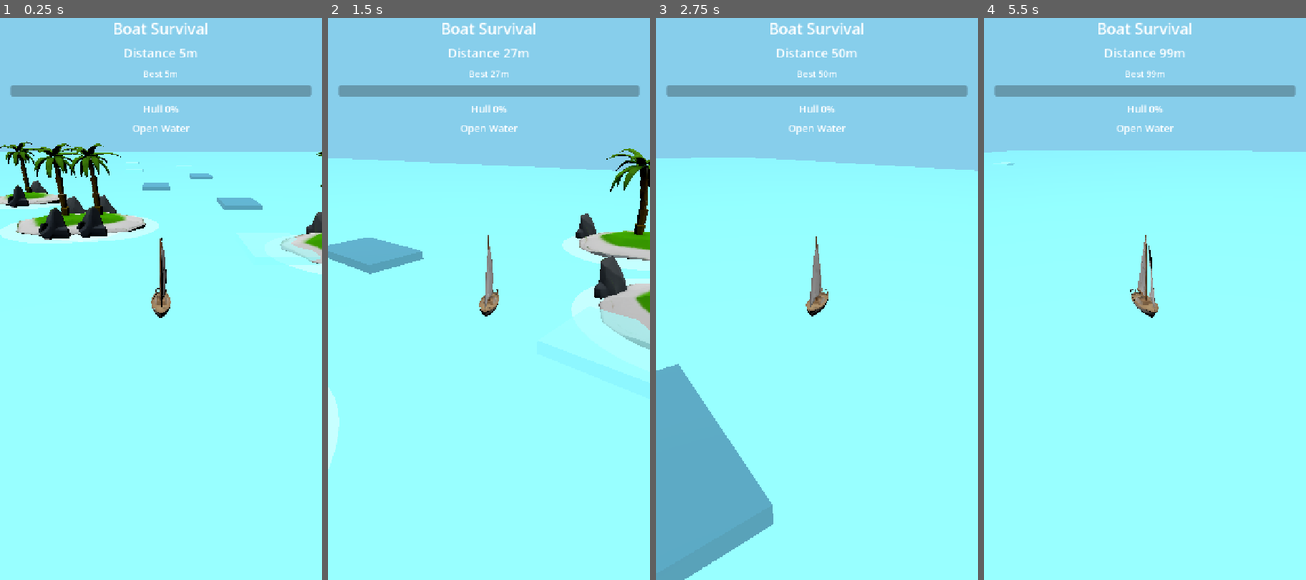
Above: before the commit, frames 1-4 (left to right).
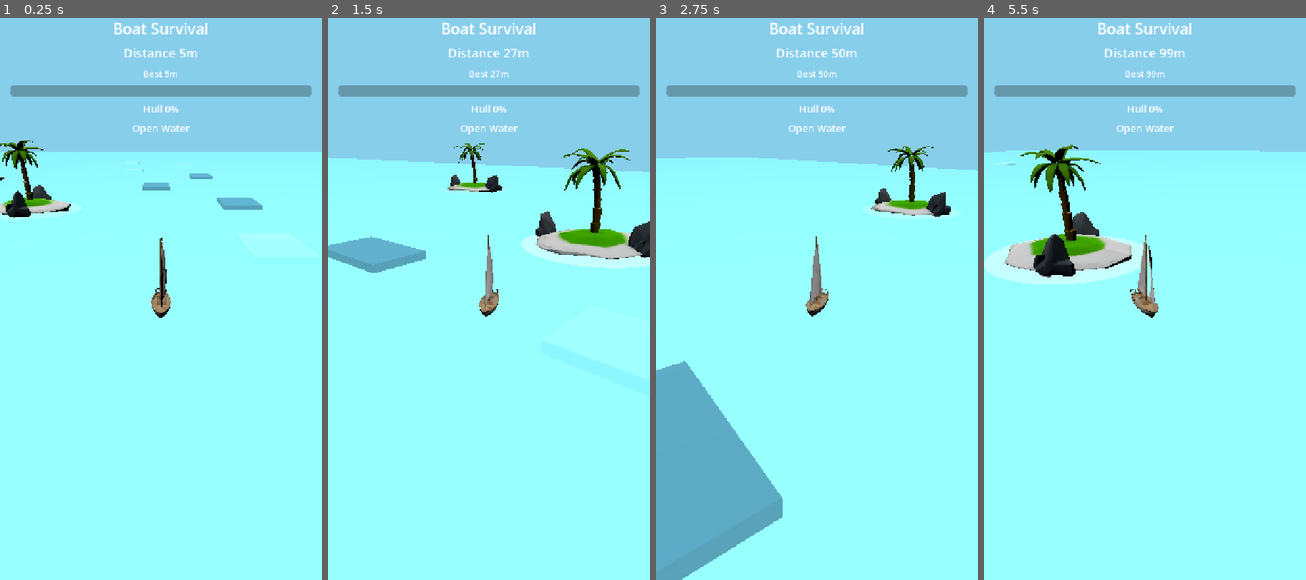
Above: after the commit, the same moments.

Repository: lseyesl/ai_game_board
Game: Godot game, scene res://scenes/main/Main.tscn
Same seed, same stepped clock (60 frames per second), same inputs: the game is played once before the commit and once after it.
Inputs (mouse positions are in pixels of both pictures, inside the frame that each line leads up to):
- Up to frame 1 (0.25 s): no input
- Up to frame 2 (1.5 s): tap Enter (ui_accept) at 0.5, 0.77 s; move the mouse to (559, 265) at 0.52 s; hold Right (ui_right) 0.53-1.28 s; click (559, 265) at 0.67 s; move the mouse to (424, 321) at 1.27 s; hold Left (ui_left) from 1.28 s (still down)
- Up to frame 3 (2.75 s): tap Enter (ui_accept) at 1.52 s; move the mouse to (849, 169) at 2.02 s; release Left (ui_left) at 2.03 s; hold Right (ui_right) from 2.03 s (still down)
- Up to frame 4 (5.5 s): move the mouse to (1128, 405) at 2.77 s; click (1128, 405) at 2.92 s; tap Enter (ui_accept) at 3.02, 3.77, 4.52 s; move the mouse to (1241, 377) at 3.52 s; release Right (ui_right) at 3.53 s; hold Left (ui_left) from 3.53 s (still down); move the mouse to (1048, 209) at 4.27 s; move the mouse to (1161, 293) at 5.02 s; click (1161, 293) at 5.17 s

The runs differ from the first frame. In frame 1, 5.0% of the frame differs, in the area x 0-100%, y 21-46%; in frame 2, 6.2%, in the area x 0-100%, y 22-81%; in frame 3, 2.4%; in frame 4, 4.7%.

Commit message:
fix: space island spawns and reveal from distance
Ultraworked with [Sisyphus](https://github.com/code-yeongyu/oh-my-openagent)

Co-authored-by: Sisyphus <clio-agent@sisyphuslabs.ai>

Diff:
--- a/scripts/islands/island_spawner.gd
+++ b/scripts/islands/island_spawner.gd
@@ -9,6 +9,10 @@
 @export var spawn_outer_half_depth: float = 42.0
 @export var spawn_inner_half_width: float = 10.0
 @export var spawn_inner_half_depth: float = 16.0
+@export var preview_visible_distance: float = 72.0
+@export var active_distance: float = 24.0
+@export var minimum_island_spacing: float = 0.0
+@export var spawn_retry_limit: int = 8
 
 var ship = null
 var run_model = null
@@ -21,46 +25,67 @@
 		return
 
 	while _active_island_count() < target_island_count:
-		_spawn_next_island()
+		if not _spawn_next_island():
+			break
 
 	for child in get_children():
 		if child is Area3D and child.global_position.distance_to(ship.global_position) > cleanup_radius:
 			child.queue_free()
 
+	_update_island_reveal_states()
+
+
+func _effective_spawn_outer_half_width() -> float:
+	return maxf(spawn_outer_half_width, preview_visible_distance)
+
+
+func _effective_spawn_outer_half_depth() -> float:
+	return maxf(spawn_outer_half_depth, preview_visible_distance)
+
 
 func generate_spawn_offset() -> Vector3:
+	var outer_half_width := _effective_spawn_outer_half_width()
+	var outer_half_depth := _effective_spawn_outer_half_depth()
 	var side := randi_range(0, 3)
 	match side:
 		0:
 			return Vector3(
-				randf_range(-spawn_outer_half_width, -spawn_inner_half_width),
+				randf_range(-outer_half_width, -spawn_inner_half_width),
 				0.0,
-				randf_range(-spawn_outer_half_depth, spawn_outer_half_depth)
+				randf_range(-outer_half_depth, outer_half_depth)
 			)
 		1:
 			return Vector3(
-				randf_range(spawn_inner_half_width, spawn_outer_half_width),
+				randf_range(spawn_inner_half_width, outer_half_width),
 				0.0,
-				randf_range(-spawn_outer_half_depth, spawn_outer_half_depth)
+				randf_range(-outer_half_depth, outer_half_depth)
 			)
 		2:
 			return Vector3(
-				randf_range(-spawn_outer_half_width, spawn_outer_half_width),
+				randf_range(-outer_half_width, outer_half_width),
 				0.0,
-				randf_range(-spawn_outer_half_depth, -spawn_inner_half_depth)
+				randf_range(-outer_half_depth, -spawn_inner_half_depth)
 			)
 		_:
 			return Vector3(
-				randf_range(-spawn_outer_half_width, spawn_outer_half_width),
+				randf_range(-outer_half_width, outer_half_width),
 				0.0,
-				randf_range(spawn_inner_half_depth, spawn_outer_half_depth)
+				randf_range(spawn_inner_half_depth, outer_half_depth)
 			)
 
 
 func is_in_spawn_band(offset: Vector3) -> bool:
-	if absf(offset.x) > spawn_outer_half_width or absf(offset.z) > spawn_outer_half_depth:
+	if absf(offset.x) > _effective_spawn_outer_half_width() or absf(offset.z) > _effective_spawn_outer_half_depth():
 		return false
 	return absf(offset.x) >= spawn_inner_half_width or absf(offset.z) >= spawn_inner_half_depth
+
+
+func generate_validated_spawn_position(ship_position: Vector3, existing_positions: Array[Vector3]) -> Variant:
+	for _attempt in range(spawn_retry_limit):
+		var spawn_position := ship_position + generate_spawn_offset()
+		if _is_position_valid(spawn_position, existing_positions):
+			return spawn_position
+	return null
 
 
 func _active_island_count() -> int:
@@ -71,8 +96,49 @@
 	return island_count
 
 
-func _spawn_next_island() -> void:
+func _is_position_valid(spawn_position: Vector3, existing_positions: Array[Vector3]) -> bool:
+	for existing_position in existing_positions:
+		if spawn_position.distance_to(existing_position) < minimum_island_spacing:
+			return false
+	return true
+
+
+func _get_node_position(node: Node3D) -> Vector3:
+	if node.is_inside_tree():
+		return node.global_position
+	return node.position
+
+
+func _to_local_spawn_position(spawn_position: Vector3) -> Vector3:
+	if is_inside_tree():
+		return to_local(spawn_position)
+	return transform.affine_inverse() * spawn_position
+
+
+func _update_island_reveal_states() -> void:
+	for child in get_children():
+		if not child is Area3D:
+			continue
+		if not child.has_method("set_preview_state") or not child.has_method("update_reveal_from_distance"):
+			continue
+		var island_position := _get_node_position(child)
+		var distance_to_ship := island_position.distance_to(_get_node_position(ship))
+		child.set_preview_state(distance_to_ship > active_distance)
+		child.update_reveal_from_distance(distance_to_ship, preview_visible_distance)
+
+
+func _spawn_next_island() -> bool:
+	var existing_positions: Array[Vector3] = []
+	for child in get_children():
+		if child is Area3D:
+			existing_positions.append(_get_node_position(child))
+
+	var spawn_position = generate_validated_spawn_position(_get_node_position(ship), existing_positions)
+	if spawn_position == null:
+		return false
+
 	var island: Island = IslandScene.instantiate()
-	island.position = ship.global_position + generate_spawn_offset()
+	island.position = _to_local_spawn_position(spawn_position)
 	island.repair_rate = randf_range(10.0, 16.0)
 	add_child(island)
+	return true
--- a/tests/unit/test_island_spawner.gd
+++ b/tests/unit/test_island_spawner.gd
@@ -1,6 +1,21 @@
 extends RefCounted
 
 const IslandSpawnerScript = preload("res://scripts/islands/island_spawner.gd")
+
+
+class TestRevealIsland:
+	extends Area3D
+
+	var preview_history: Array[bool] = []
+	var reveal_history: Array[Array] = []
+	var is_preview: bool = false
+
+	func set_preview_state(value: bool) -> void:
+		is_preview = value
+		preview_history.append(value)
+
+	func update_reveal_from_distance(distance: float, reveal_distance: float) -> void:
+		reveal_history.append([distance, reveal_distance])
 
 
 func run() -> Array[String]:
@@ -10,6 +25,9 @@
 	spawner.spawn_outer_half_depth = 42.0
 	spawner.spawn_inner_half_width = 10.0
 	spawner.spawn_inner_half_depth = 16.0
+	spawner.preview_visible_distance = 0.0
+	spawner.minimum_island_spacing = 12.0
+	spawner.spawn_retry_limit = 24
 
 	seed(12345)
 
@@ -41,4 +59,116 @@
 	if not saw_back:
 		failures.append("island spawner should place islands behind the board")
 
+	seed(24680)
+	var spaced_spawn_position = spawner.generate_validated_spawn_position(
+		Vector3.ZERO,
+		[Vector3.ZERO]
+	)
+	if spaced_spawn_position == null:
+		failures.append("island spawner should find a spawn point that satisfies the minimum island spacing when room exists")
+	else:
+		var spaced_spawn_offset: Vector3 = spaced_spawn_position - Vector3.ZERO
+		if not spawner.is_in_spawn_band(spaced_spawn_offset):
+			failures.append("validated island spawns should stay inside the existing spawn band")
+		if spaced_spawn_position.distance_to(Vector3.ZERO) < spawner.minimum_island_spacing:
+			failures.append("validated island spawns should keep at least the configured minimum spacing from existing islands")
+
+	spawner.minimum_island_spacing = 1000.0
+	spawner.spawn_retry_limit = 3
+	seed(13579)
+	var blocked_spawn_position = spawner.generate_validated_spawn_position(
+		Vector3.ZERO,
+		[Vector3.ZERO]
+	)
+	if blocked_spawn_position != null:
+		failures.append("island spawner should return null after the retry limit when no spawn point satisfies spacing")
+
+	var saw_extended_spawn := false
+	spawner.preview_visible_distance = 64.0
+	spawner.minimum_island_spacing = 0.0
+	spawner.spawn_retry_limit = 24
+	seed(97531)
+	for _extended_index in range(240):
+		var extended_offset: Vector3 = spawner.generate_spawn_offset()
+		if not spawner.is_in_spawn_band(extended_offset):
+			failures.append("preview-distance island offsets should stay inside the expanded spawn band")
+			break
+		if absf(extended_offset.x) > 28.0 or absf(extended_offset.z) > 42.0:
+			saw_extended_spawn = true
+	if not saw_extended_spawn:
+		failures.append("island spawner should generate farther preview islands beyond the old near-only band")
+	spawner.free()
+
+	var scene_tree := Engine.get_main_loop() as SceneTree
+	if scene_tree == null:
+		failures.append("island spawner transform regression test requires the live SceneTree from the test harness")
+		return failures
+	var parent = Node3D.new()
+	parent.position = Vector3(17.0, 0.0, 31.0)
+	parent.rotation = Vector3(0.0, deg_to_rad(33.0), 0.0)
+	scene_tree.root.add_child(parent)
+
+	var transformed_spawner = IslandSpawnerScript.new()
+	transformed_spawner.spawn_outer_half_width = 28.0
+	transformed_spawner.spawn_outer_half_depth = 42.0
+	transformed_spawner.spawn_inner_half_width = 10.0
+	transformed_spawner.spawn_inner_half_depth = 16.0
+	transformed_spawner.minimum_island_spacing = 0.0
+	transformed_spawner.spawn_retry_limit = 1
+	transformed_spawner.position = Vector3(53.0, 0.0, -29.0)
+	transformed_spawner.rotation = Vector3(0.0, deg_to_rad(-21.0), 0.0)
+	parent.add_child(transformed_spawner)
+
+	var ship = Node3D.new()
+	ship.position = Vector3(7.0, 0.0, 11.0)
+	parent.add_child(ship)
+	transformed_spawner.ship = ship
+
+	seed(424242)
+	var expected_world_spawn_position = transformed_spawner.generate_validated_spawn_position(ship.global_position, [])
+	seed(424242)
+	transformed_spawner._spawn_next_island()
+
+	var spawned_island = transformed_spawner.get_child(0)
+	if spawned_island.global_position.distance_to(expected_world_spawn_position) > 0.001:
+		failures.append("spawned islands should use the validated world-space spawn position even when the spawner has a parent transform")
+
+	var reveal_spawner = IslandSpawnerScript.new()
+	reveal_spawner.target_island_count = 0
+	reveal_spawner.preview_visible_distance = 72.0
+	reveal_spawner.active_distance = 24.0
+	parent.add_child(reveal_spawner)
+
+	var reveal_ship = Node3D.new()
+	reveal_ship.position = Vector3.ZERO
+	parent.add_child(reveal_ship)
+	reveal_spawner.ship = reveal_ship
+
+	var far_island = TestRevealIsland.new()
+	far_island.position = Vector3(48.0, 0.0, 0.0)
+	reveal_spawner.add_child(far_island)
+
+	var near_island = TestRevealIsland.new()
+	near_island.position = Vector3(12.0, 0.0, 0.0)
+	reveal_spawner.add_child(near_island)
+
+	reveal_spawner._process(0.0)
+	if not far_island.is_preview:
+		failures.append("islands beyond the active distance should stay preview-only")
+	if near_island.is_preview:
+		failures.append("islands inside the active distance should become active")
+	if far_island.reveal_history.is_empty():
+		failures.append("spawner should update reveal values for far islands each process tick")
+	if near_island.reveal_history.is_empty():
+		failures.append("spawner should update reveal values for near islands each process tick")
+
+	near_island.position = Vector3(42.0, 0.0, 0.0)
+	reveal_spawner._process(0.0)
+	if not near_island.is_preview:
+		failures.append("islands should switch back to preview-only when they move outside the active distance")
+	if near_island.reveal_history.size() < 2:
+		failures.append("spawner should recalculate reveal state on later process ticks")
+
+	parent.queue_free()
+
 	return failures
